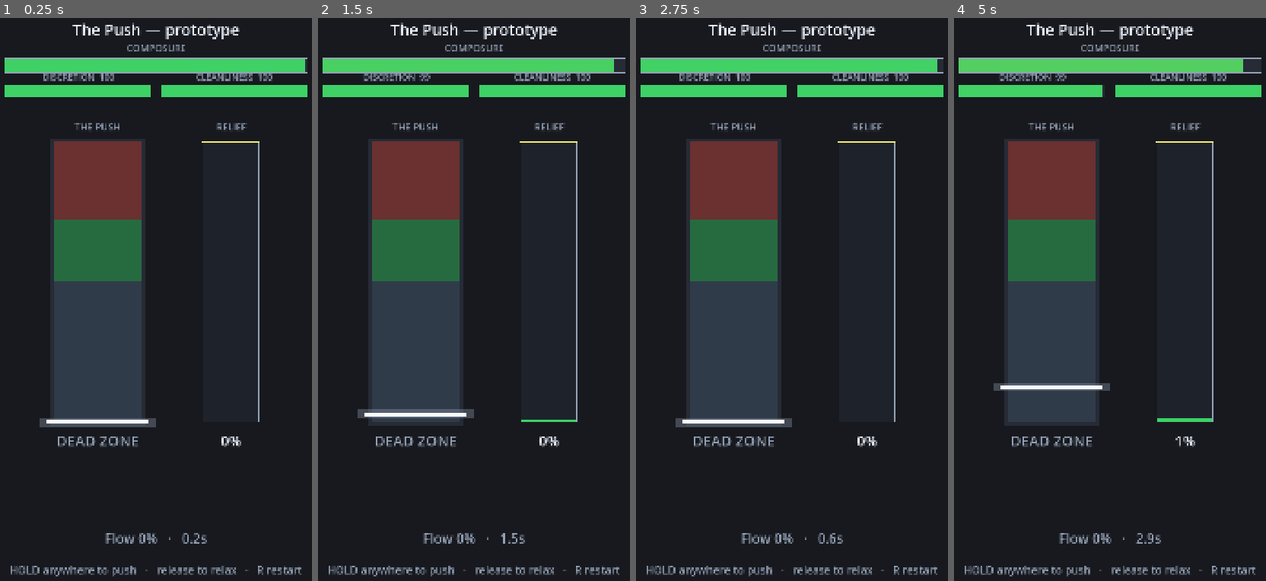
Above: before the commit, frames 1-4 (left to right).
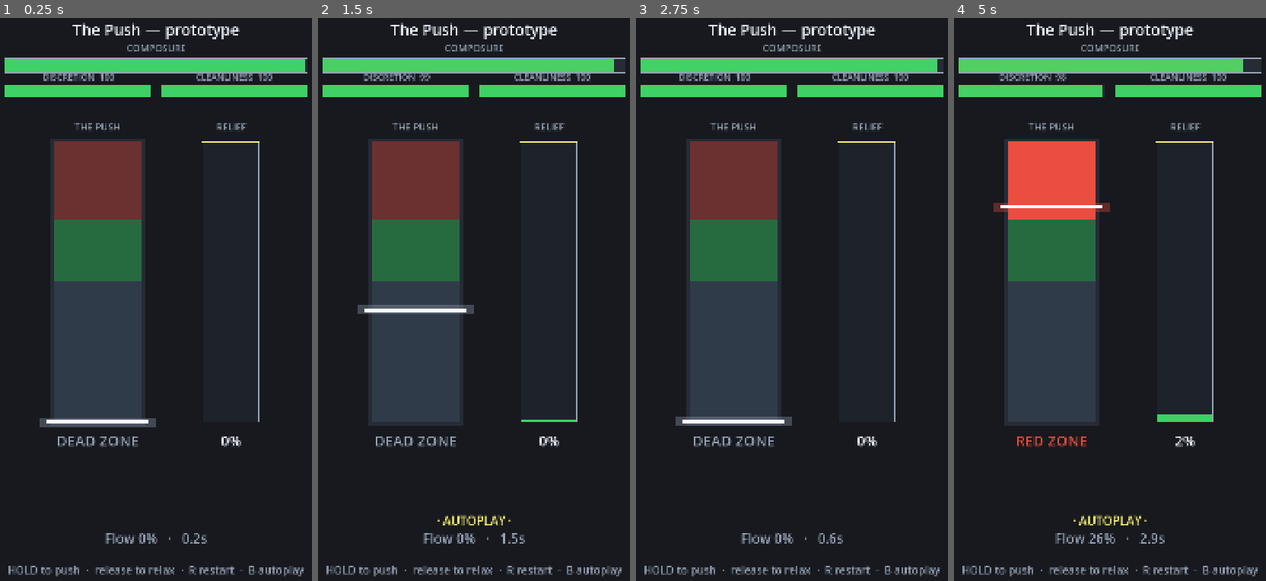
Above: after the commit, the same moments.

Repository: CodeMasterMike/poo-sim
Game: Godot game, scene res://scenes/sit/push_prototype.tscn
Same seed, same stepped clock (60 frames per second), same inputs: the game is played once before the commit and once after it.
Inputs (mouse positions are in pixels of both pictures, inside the frame that each line leads up to):
- Up to frame 1 (0.25 s): no input
- Up to frame 2 (1.5 s): tap Enter at 0.5 s; move the mouse to (548, 282) at 0.52 s; tap B at 0.6 s; click (548, 282) at 0.67 s; tap Space at 0.77 s; drag from (405, 344) to (458, 434) at 1.27 s
- Up to frame 3 (2.75 s): move the mouse to (826, 181) at 2.02 s; tap R at 2.1 s; click (826, 181) at 2.17 s; tap B at 2.3 s
- Up to frame 4 (5 s): drag from (1094, 434) to (1007, 220) at 2.77 s; move the mouse to (1212, 406) at 3.52 s; tap B at 3.6 s; click (1212, 406) at 3.67 s; tap Space at 3.77 s; drag from (1007, 220) to (1060, 158) at 4.27 s

The runs differ from the first frame. In frame 1, 0.9% of the frame differs, in the area x 2-98%, y 97-100%; in frame 2, 2.3%; in frame 3, 1.1%; in frame 4, 6.6%, in the area x 2-98%, y 10-100%.

Commit message:
Add debug auto-player
A scripted "competent human" for the Sit, kept as a tool because it found
every tuning fault fixed in the previous commit - things a no-input run
cannot surface, since idling never reaches the flow band or the red line.

Bang-bang controller: hold below the Flow band midpoint, release above it,
and drop the push entirely during any hazard that freezes The Push so it
passes Knocks. It holds a 0.97 flow ratio and plays a full sit to a scored
finish.

It drives the same intent path a person does. The Sit exposes two small
hooks - sim_state() for reading the model and set_auto_hold() for input -
rather than the bot reaching into private input state, so a bot run is a
genuine run: same fixed-step tick, same scoring, indistinguishable to the
sim from a human.

Opt in with the `auto_play` export or toggle with B at runtime; off in
normal play, with an on-screen badge when active.

Noted in the script: the sim stays deterministic for a given intent stream,
but this controller reacts once per rendered frame, so the stream it
generates is frame-rate dependent. Bot runs are not bit-reproducible and
must not be used as determinism fixtures - the test suites drive intents
per fixed step precisely to avoid that. It also cannot judge feel; its runs
are measurements, not playtests.

Co-Authored-By: Claude Opus 4.8 <noreply@anthropic.com>

Diff:
--- /dev/null
+++ b/scripts/debug/auto_player.gd
@@ -0,0 +1,48 @@
+class_name AutoPlayer
+extends Node
+## Debug auto-player: a scripted "competent human" for the Sit.
+##
+## A bang-bang controller — hold while the needle sits below the midpoint of the
+## Flow band, release above it — that also drops the push during any hazard which
+## freezes The Push, so it passes Knocks. It drives the SAME intent path a person
+## does (`Sit.set_auto_hold`), so what it plays is a genuine run: ticked by the
+## sim, scored by Scoring, indistinguishable from a human to everything downstream.
+##
+## It exists to answer questions a no-input run cannot — is the sit completable,
+## is the red line actually worth taking, do the meters end up earnable. It found
+## all four of the tuning faults that produced the current numbers.
+##
+## What it CANNOT tell you is whether any of it feels good. Treat its runs as
+## measurements, not playtests.
+##
+## Caveat on determinism: the sim stays deterministic for a given intent stream,
+## but this controller reacts once per rendered frame, so the stream it generates
+## is frame-rate dependent. Bot runs are therefore NOT bit-reproducible across
+## machines — don't use one as a determinism fixture (the test suites drive
+## intents per fixed step precisely to avoid this).
+##
+## Toggle at runtime with B, or tick `auto_play` on the Sit before pressing play.
+
+## The Sit node being driven. Must expose sim_state() and set_auto_hold().
+var sit: Node = null
+
+## Nudges the aim off the band midpoint. The needle carries momentum, so a small
+## negative bias can stop it drifting into the red on a wide band.
+@export var aim_bias: float = 0.0
+
+
+func _process(_delta: float) -> void:
+	if sit == null:
+		return
+	var st: SimState = sit.sim_state()
+	if st == null or st.flow_bands.is_empty():
+		return
+
+	# A freeze hazard (The Knock) demands no input at all — release and hold still.
+	if Hazards.relief_stalled(st):
+		sit.set_auto_hold(false)
+		return
+
+	var band: Vector2 = st.flow_bands[0]
+	var target: float = (band.x + band.y) * 0.5 + aim_bias
+	sit.set_auto_hold(st.needle < target)
--- a/scripts/systems/push_prototype.gd
+++ b/scripts/systems/push_prototype.gd
@@ -23,6 +23,10 @@
 ## to reshuffle the schedule.
 @export var match_seed: int = 1337
 
+## Start with the debug auto-player attached (see scripts/debug/auto_player.gd).
+## Toggle at runtime with B. Off in normal play.
+@export var auto_play: bool = false
+
 # --- Colors (grey-box palette, meter language from the UI spec) ---
 const BG := Color(0.09, 0.10, 0.12)
 const PANEL := Color(0.15, 0.17, 0.21)
@@ -56,6 +60,8 @@
 var _touches: Dictionary = {}
 var _tap_queued: bool = false
 var _swipe_queued: Vector2 = Vector2.ZERO
+var _auto_hold: bool = false      ## set by the debug auto-player, if attached
+var _auto_player: AutoPlayer = null
 
 # --- View-only feedback (never feeds back into the sim) ---
 var _t: float = 0.0
@@ -71,10 +77,37 @@
 
 func _ready() -> void:
 	_reset()
+	if auto_play:
+		_set_auto_play(true)
 
 
 func _holding_now() -> bool:
-	return _mouse_down or _key_down or not _touches.is_empty()
+	return _auto_hold or _mouse_down or _key_down or not _touches.is_empty()
+
+
+## Read-only access to the model for debug tooling. The view itself only ever
+## reads _state; nothing outside the sim may mutate it.
+func sim_state() -> SimState:
+	return _state
+
+
+## Input hook for the debug auto-player — deliberately routed through the same
+## intent path as a human hold, so a bot run is a real run.
+func set_auto_hold(value: bool) -> void:
+	_auto_hold = value
+
+
+func _set_auto_play(enabled: bool) -> void:
+	auto_play = enabled
+	if enabled and _auto_player == null:
+		_auto_player = AutoPlayer.new()
+		_auto_player.name = "AutoPlayer"
+		_auto_player.sit = self
+		add_child(_auto_player)
+	elif not enabled and _auto_player != null:
+		_auto_player.queue_free()
+		_auto_player = null
+		_auto_hold = false
 
 
 func _input(event: InputEvent) -> void:
@@ -95,6 +128,8 @@
 			_key_down = event.pressed
 		elif event.keycode == KEY_R and event.pressed:
 			_reset()
+		elif event.keycode == KEY_B and event.pressed:
+			_set_auto_play(not auto_play)
 
 	# When the run is over, any fresh press retries.
 	if _state != null and _state.phase != SimState.Phase.PLAYING:
@@ -225,8 +260,10 @@
 	var fr := _state.flow_ratio()
 	_text(font, "Flow %d%%   ·   %.1fs" % [int(round(fr * 100.0)), _clock.elapsed],
 			0, int(h * 0.88), w, int(h * 0.022), TEXT_DIM)
-	_text(font, "HOLD anywhere to push   ·   release to relax   ·   R restart",
+	_text(font, "HOLD to push  ·  release to relax  ·  R restart  ·  B autoplay",
 			0, int(h * 0.93), w, int(h * 0.018), TEXT_DIM)
+	if auto_play:
+		_text(font, "· AUTOPLAY ·", 0, int(h * 0.85), w, int(h * 0.020), GOAL)
 
 	# Splash flash tint.
 	if _splash_flash > 0.0:
Not shown, added: scripts/debug/auto_player.gd.uid
